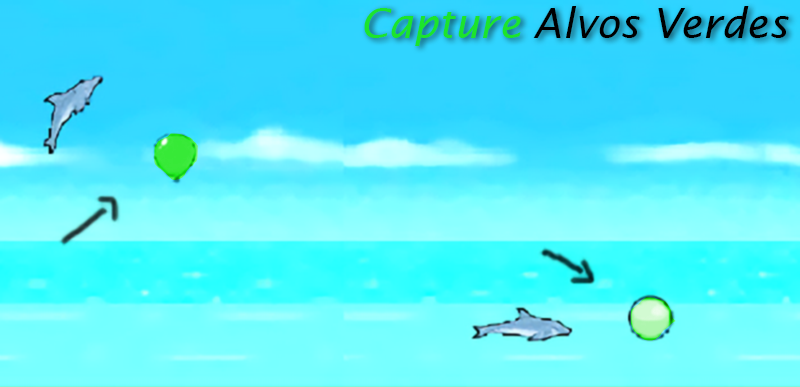
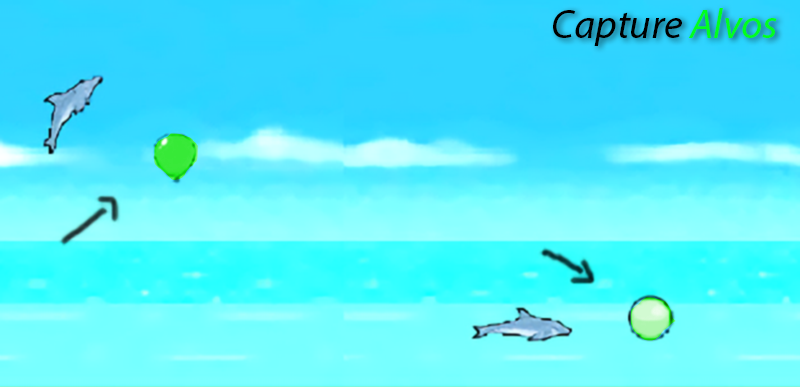
Before/after of a w=800, h=387 layered artwork. What changed in the layer stack:
renamed "Capture Alvos Verdes" to "Capture Alvos", painted on it over [364, 6, 789, 46]
